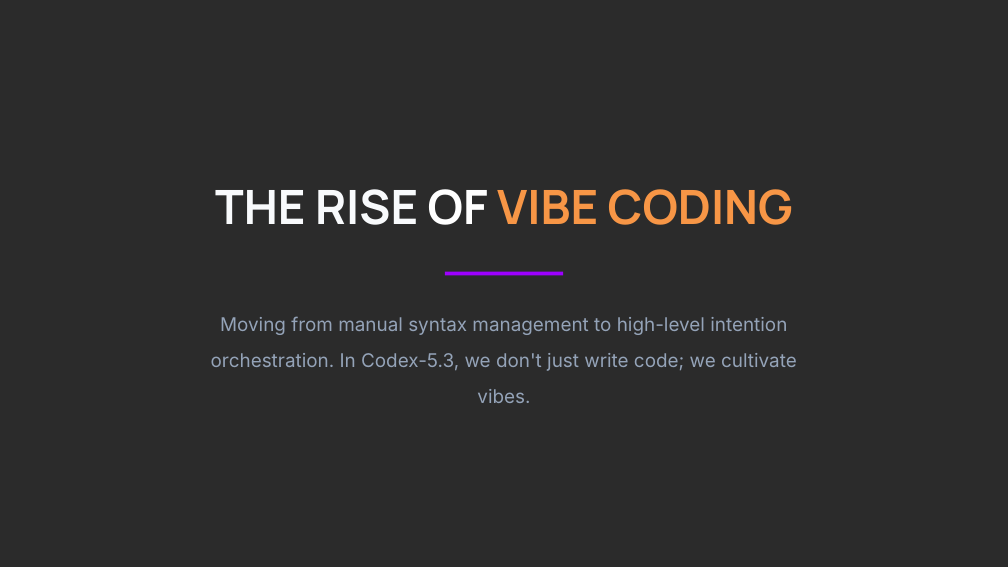
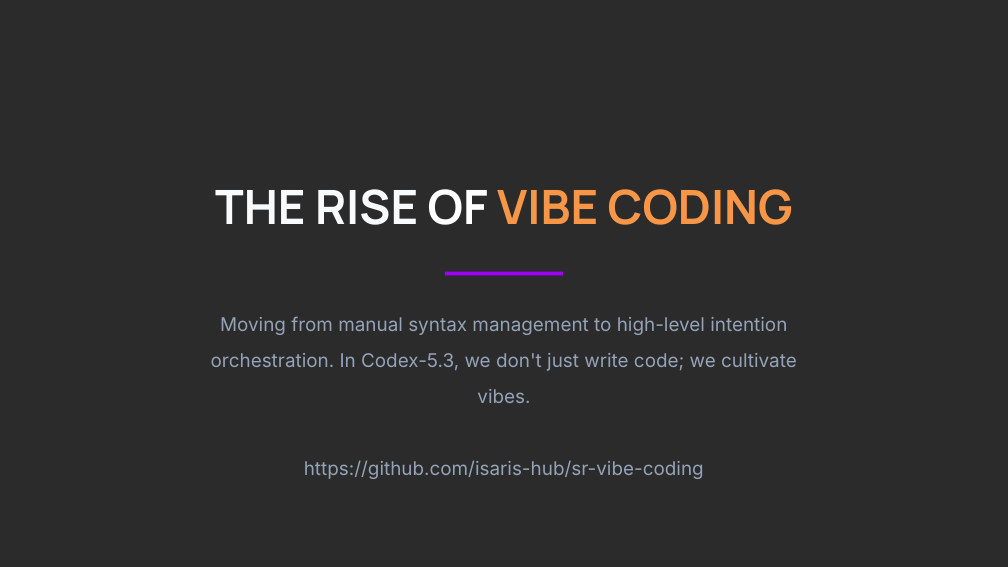
Before and after one commit to isaris-hub/sr-vibe-coding, a slide deck: slide 2 of presentation/Vibe Coding in Codex-5.3.pptx. Drawn at 1008x567 pixels with LibreOffice and Linux fonts; fonts in the diff are those of the drawing; background and template pictures are left out; a plain dark background stands for a picture behind light text. Boxes give left, top, right and bottom in pixels: in the first picture for what was removed or moved away, otherwise in the second. Text is boxed around its words. In the diff, an @@ line names an element or a change of style, - is before the commit and + after.

Commit message:
presentation added again

```diff
--- a/presentation/Vibe Coding in Codex-5.3.pptx
+++ b/presentation/Vibe Coding in Codex-5.3.pptx
@@ text at (304, 460, 704, 479): paragraph added @@
+https://github.com/isaris-hub/sr-vibe-coding
```
